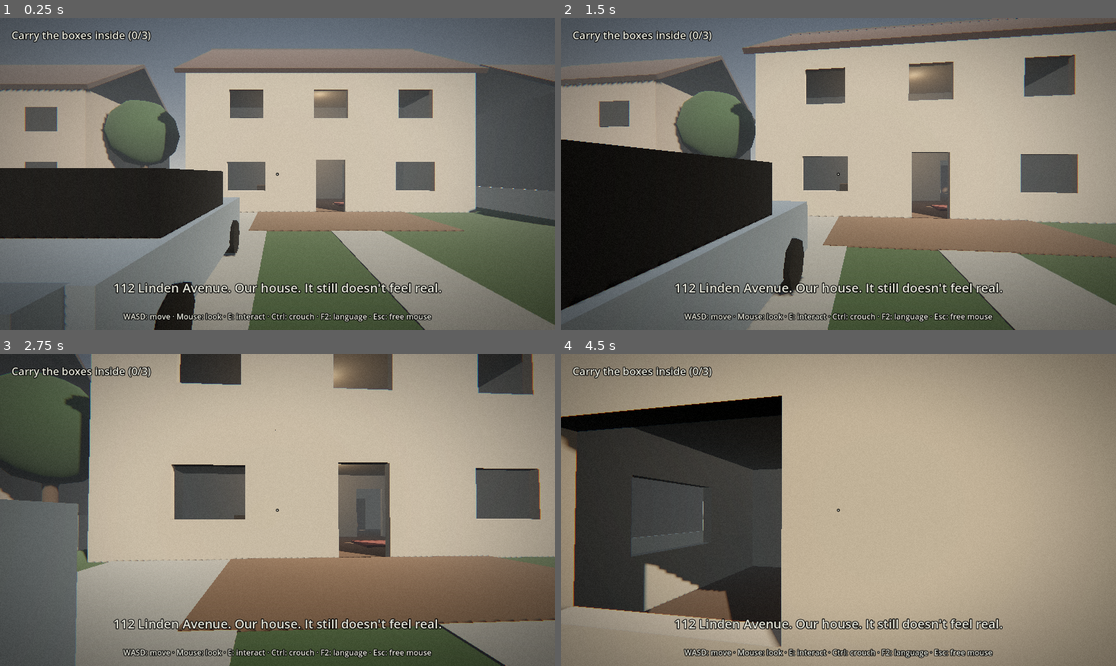
Above: before the commit, frames 1-4 (two rows, left to right).
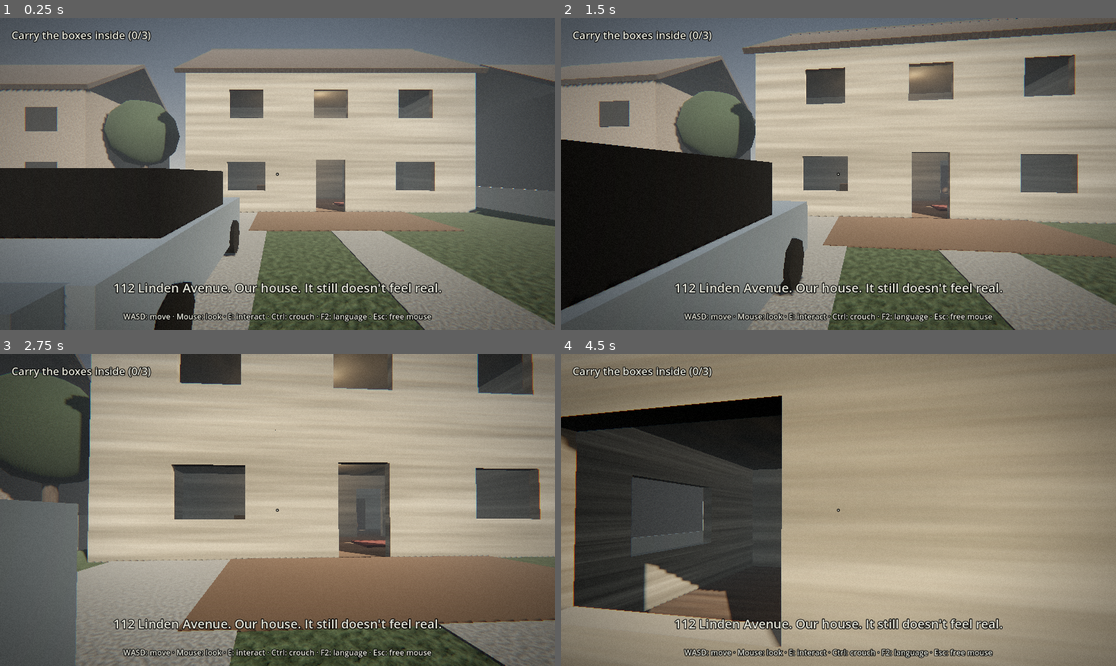
Above: after the commit, the same moments.

Repository: M-Lehmen/horror-game
Game: Godot game, scene res://scenes/chapter1.tscn
The game is run twice, just before and just after one commit, with the same random seed, the same clock (stepped at 60 frames per second) and the same inputs.
Inputs (mouse positions are in pixels of both pictures, inside the frame that each line leads up to):
- Up to frame 1 (0.25 s): no input
- Up to frame 2 (1.5 s): tap Enter at 0.5 s; move the mouse to (866, 174) at 0.52 s; hold Ctrl (crouch) 0.53-1.28 s; hold W (move_forward) from 0.53 s (still down); move the mouse to (810, 174) at 1.27 s; tap E (interact) at 1.35 s
- Up to frame 3 (2.75 s): keep holding W (move_forward); move the mouse to (288, 503) at 2.02 s; hold Ctrl (crouch) from 2.03 s (still down)
- Up to frame 4 (4.5 s): keep holding W (move_forward); move the mouse to (832, 516) at 2.77 s; release Ctrl (crouch) at 2.78 s; tap E (interact) at 2.85, 4.35 s; move the mouse to (877, 513) at 3.52 s; hold Ctrl (crouch) 3.53-4.28 s; move the mouse to (794, 506) at 4.27 s

The runs differ from the first frame. In frame 1, 0.1% of the frame differs, in the area x 36-84%, y 39-100%; in frame 2, 0.2%; in frame 3, 1.1%; in frame 4, 9.7%, in the area x 0-98%, y 0-84%.

Commit message:
Grafik Kapitel 1, Stufe 2: prozedurale Oberflächen
Rauschtexturen mit Normal-Maps (triplanar, weltbezogen) für Gras, Asphalt, Beton, Holzverkleidung, Dach, Dielen, Hecke, Rinde und Putz der Nachbarhäuser. Obergeschoss hat jetzt sichtbare Dielen. Platzhalter, bis CC0-Texturen eingebunden sind.

Diff:
--- a/scripts/chapter1.gd
+++ b/scripts/chapter1.gd
@@ -40,6 +40,7 @@
 var harriet: Node3D
 var dark_car: Node3D
 var driver_head: Node3D
+var surf := {}
 
 var boxes_left := BOX_COUNT
 var boxes_placed := 0
@@ -412,10 +413,26 @@
 	post_layer.add_child(post)
 
 
+## Prozedurale Oberflächen, bis echte CC0-Texturen da sind.
+func _make_surfaces() -> void:
+	surf = {
+		"grass": _surface(Color(0.22, 0.29, 0.16), Vector3.ONE * 0.25, 4.0, 0.05),
+		"asphalt": _surface(Color(0.14, 0.14, 0.15), Vector3.ONE * 0.5, 2.0, 0.2),
+		"concrete": _surface(Color(0.48, 0.48, 0.46), Vector3.ONE * 0.5, 1.5, 0.08),
+		"siding": _surface(Color(0.6, 0.57, 0.5), Vector3(0.01, 0.25, 0.01), 3.0, 0.04, FastNoiseLite.TYPE_VALUE),
+		"roof": _surface(Color(0.24, 0.21, 0.2), Vector3(0.3, 0.6, 0.3), 5.0, 0.08, FastNoiseLite.TYPE_CELLULAR),
+		"wood": _surface(Color(0.36, 0.26, 0.17), Vector3(0.03, 0.3, 0.3), 2.0, 0.04, FastNoiseLite.TYPE_VALUE),
+		"hedge": _surface(Color(0.1, 0.19, 0.08), Vector3.ONE * 0.6, 8.0, 0.1, FastNoiseLite.TYPE_CELLULAR),
+		"bark": _surface(Color(0.24, 0.18, 0.13), Vector3(0.6, 0.05, 0.6), 6.0, 0.06),
+		"soil": _surface(Color(0.17, 0.12, 0.09), Vector3.ONE * 0.8, 5.0, 0.12),
+	}
+
+
 func _build_world() -> void:
-	var grass := Color(0.22, 0.3, 0.18)
-	var asphalt := Color(0.12, 0.12, 0.13)
-	var concrete := Color(0.45, 0.45, 0.43)
+	_make_surfaces()
+	var grass: Material = surf.grass
+	var asphalt: Material = surf.asphalt
+	var concrete: Material = surf.concrete
 
 	# Boden, Straße, Gehwege, Einfahrt
 	_box(self, Vector3(120, 1, 120), Vector3(5, -0.5, 15), grass, true)
@@ -495,7 +512,7 @@
 	_neighbor_house(23, 36, Color(0.45, 0.41, 0.4), true, true)
 
 	# Hecke vor dem Haus des Beobachters, Einfahrt daneben bleibt frei
-	_box(self, Vector3(12, 1.6, 1), Vector3(6, 0.8, 24.5), Color(0.1, 0.2, 0.08), true)
+	_box(self, Vector3(12, 1.6, 1), Vector3(6, 0.8, 24.5), surf.hedge, true)
 
 	# Zäune
 	_fence(Vector3(-7.5, 0, -5), Vector3(-7.5, 0, 15.5))
@@ -529,7 +546,7 @@
 
 
 func _build_house() -> void:
-	var wall := Color(0.55, 0.52, 0.47)
+	var wall: Material = surf.siding
 	var ground := CSGCombiner3D.new()
 	ground.use_collision = true
 	add_child(ground)
@@ -545,7 +562,10 @@
 	_box(ground, Vector3(11.6, 2.8, 0.15), Vector3(0, 1.4, 0), wall, false) # Innenwand
 	_sub(ground, Vector3(1.2, 2.2, 0.4), Vector3(2.5, 1.1, 0), wall)       # Durchgang Küche
 
-	_box(self, Vector3(11.6, 0.02, 9.6), Vector3(0, 0.01, 0), Color(0.3, 0.22, 0.15), false)
+	_box(self, Vector3(11.6, 0.02, 9.6), Vector3(0, 0.01, 0), surf.wood, false)
+	# Dielen oben, ohne das Treppenloch (x -5,8 bis -0,5, z -4,7 bis -3,3)
+	_box(self, Vector3(11.6, 0.02, 8.1), Vector3(0, 3.01, 0.75), surf.wood, false)
+	_box(self, Vector3(6.3, 0.02, 1.5), Vector3(2.65, 3.01, -4.05), surf.wood, false)
 
 	# Obergeschoss, begehbar: Boden auf y = 3
 	var upper := CSGCombiner3D.new()
@@ -559,7 +579,7 @@
 	_box(upper, Vector3(11.6, 2.8, 0.15), Vector3(0, 4.4, 0), wall, false) # Innenwand
 	_sub(upper, Vector3(1.2, 2.2, 0.4), Vector3(-4.0, 4.1, 0), wall)       # Tür Kinderzimmer
 
-	var roof := Color(0.25, 0.2, 0.2)
+	var roof: Material = surf.roof
 	var front := _box(self, Vector3(12.8, 0.2, 6.4), Vector3(0, 7.65, 2.5), roof, false)
 	front.rotation.x = deg_to_rad(35)
 	var back := _box(self, Vector3(12.8, 0.2, 6.4), Vector3(0, 7.65, -2.5), roof, false)
@@ -641,8 +661,8 @@
 	h.rotation.y = PI if flipped else 0.0
 	add_child(h)
 	var sidewalk := 12.0 if flipped else 16.0  # Abstand Hausmitte bis Gehweg
-	_box(h, Vector3(10, 5.5, 8), Vector3(0, 2.75, 0), color, true)
-	var roof := Color(0.22, 0.18, 0.18)
+	_box(h, Vector3(10, 5.5, 8), Vector3(0, 2.75, 0), _surface(color, Vector3.ONE * 0.4, 2.0, 0.06), true)
+	var roof: Material = surf.roof
 	var front := _box(h, Vector3(10.6, 0.2, 5.2), Vector3(0, 7.0, 2.1), roof, false)
 	front.rotation.x = deg_to_rad(35)
 	var back := _box(h, Vector3(10.6, 0.2, 5.2), Vector3(0, 7.0, -2.1), roof, false)
@@ -652,7 +672,7 @@
 		for wy in [1.6, 4.1]:
 			_box(h, Vector3(1.4, 1.1, 0.06), Vector3(wx, wy, 4.02), Color(0.08, 0.09, 0.11), false)
 	_box(h, Vector3(4, 0.04, 2), Vector3(0, 0.02, 5), Color(0.35, 0.27, 0.2), false)
-	_box(h, Vector3(3, 0.02, sidewalk + 9), Vector3(-6.5, 0.012, (sidewalk - 9) / 2.0), Color(0.45, 0.45, 0.43), false)
+	_box(h, Vector3(3, 0.02, sidewalk + 9), Vector3(-6.5, 0.012, (sidewalk - 9) / 2.0), surf.concrete, false)
 	if with_mailbox:
 		_box(h, Vector3(0.1, 1.0, 0.1), Vector3(2.5, 0.5, sidewalk - 0.3), Color(0.15, 0.15, 0.15), false)
 		_box(h, Vector3(0.35, 0.3, 0.5), Vector3(2.5, 1.15, sidewalk - 0.3), Color(0.2, 0.2, 0.22), false)
@@ -717,13 +737,13 @@
 	trunk_node.radius = 0.2
 	trunk_node.height = 3.0
 	trunk_node.position = pos + Vector3(0, 1.5, 0)
-	trunk_node.material = _mat(Color(0.25, 0.18, 0.12))
+	trunk_node.material = surf.bark
 	trunk_node.use_collision = true
 	add_child(trunk_node)
 	var crown := CSGSphere3D.new()
 	crown.radius = 1.8
 	crown.position = pos + Vector3(0, 3.8, 0)
-	crown.material = _mat(Color(0.12, 0.22, 0.1))
+	crown.material = surf.hedge
 	add_child(crown)
 
 
@@ -738,32 +758,68 @@
 	return m
 
 
-func _box(parent: Node, size: Vector3, pos: Vector3, color: Color, collide: bool) -> CSGBox3D:
+## Prozedurale Oberfläche: Rauschen als Farbvariation und Normal-Map, weltbezogen triplanar.
+## scale streckt das Muster (z. B. flach und breit für Bretter), freq bestimmt die Körnung.
+func _surface(color: Color, scale: Vector3, bump: float, freq: float = 0.04,
+		noise_type: FastNoiseLite.NoiseType = FastNoiseLite.TYPE_SIMPLEX_SMOOTH) -> StandardMaterial3D:
+	var noise := FastNoiseLite.new()
+	noise.noise_type = noise_type
+	noise.frequency = freq
+	noise.fractal_octaves = 5
+	var ramp := Gradient.new()
+	ramp.set_color(0, color.darkened(0.3))
+	ramp.set_color(1, color.lightened(0.12))
+	var albedo := NoiseTexture2D.new()
+	albedo.noise = noise
+	albedo.seamless = true
+	albedo.color_ramp = ramp
+	var normal := NoiseTexture2D.new()
+	normal.noise = noise
+	normal.seamless = true
+	normal.as_normal_map = true
+	normal.bump_strength = bump
+	var m := StandardMaterial3D.new()
+	m.albedo_texture = albedo
+	m.normal_enabled = true
+	m.normal_texture = normal
+	m.roughness = 0.95
+	m.uv1_triplanar = true
+	m.uv1_world_triplanar = true
+	m.uv1_scale = scale
+	return m
+
+
+func _look(look: Variant) -> Material:
+	return look if look is Material else _mat(look)
+
+
+## look: Farbe oder fertiges Material.
+func _box(parent: Node, size: Vector3, pos: Vector3, look: Variant, collide: bool) -> CSGBox3D:
 	var b := CSGBox3D.new()
 	b.size = size
 	b.position = pos
-	b.material = _mat(color)
+	b.material = _look(look)
 	b.use_collision = collide
 	parent.add_child(b)
 	return b
 
 
-func _cyl(parent: Node, radius: float, height: float, pos: Vector3, color: Color, collide: bool = false) -> CSGCylinder3D:
+func _cyl(parent: Node, radius: float, height: float, pos: Vector3, look: Variant, collide: bool = false) -> CSGCylinder3D:
 	var c := CSGCylinder3D.new()
 	c.radius = radius
 	c.height = height
 	c.position = pos
-	c.material = _mat(color)
+	c.material = _look(look)
 	c.use_collision = collide
 	parent.add_child(c)
 	return c
 
 
-func _sub(parent: Node, size: Vector3, pos: Vector3, color: Color) -> void:
+func _sub(parent: Node, size: Vector3, pos: Vector3, look: Variant) -> void:
 	var b := CSGBox3D.new()
 	b.size = size
 	b.position = pos
-	b.material = _mat(color)
+	b.material = _look(look)
 	b.operation = CSGShape3D.OPERATION_SUBTRACTION
 	parent.add_child(b)
 
